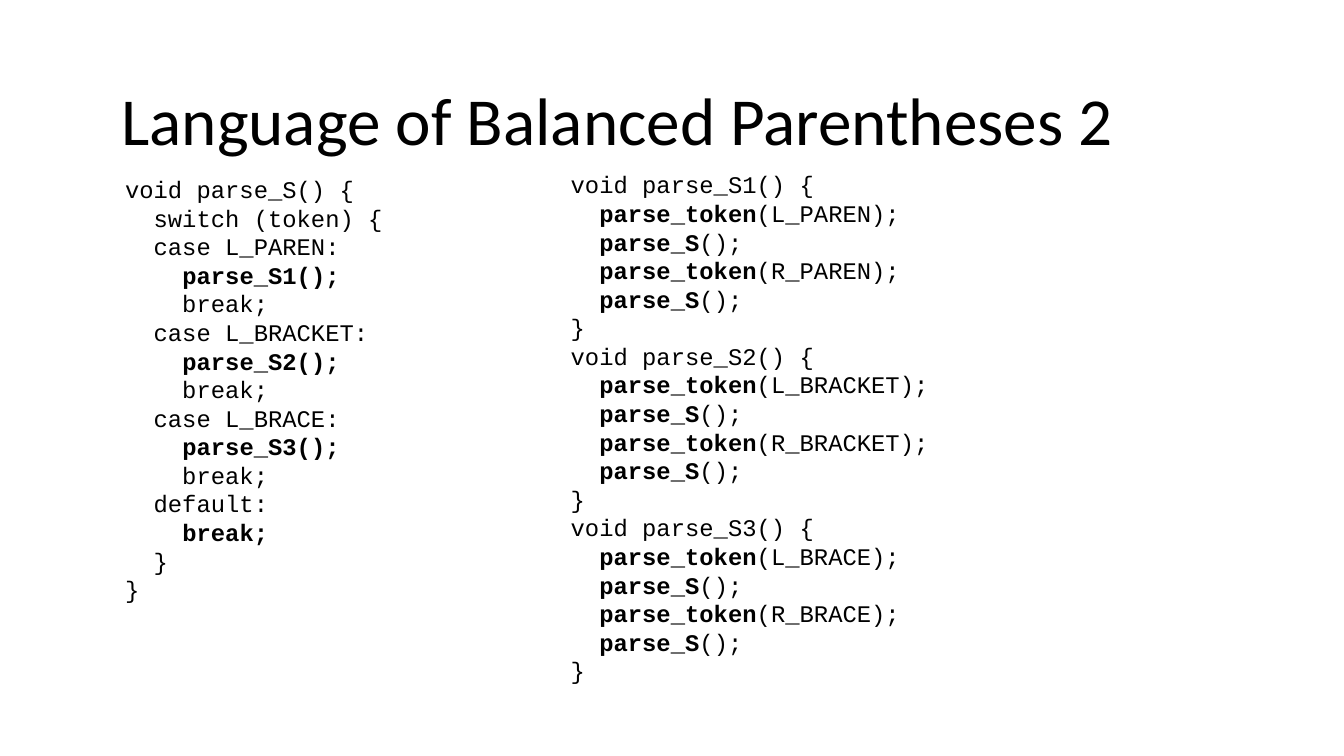
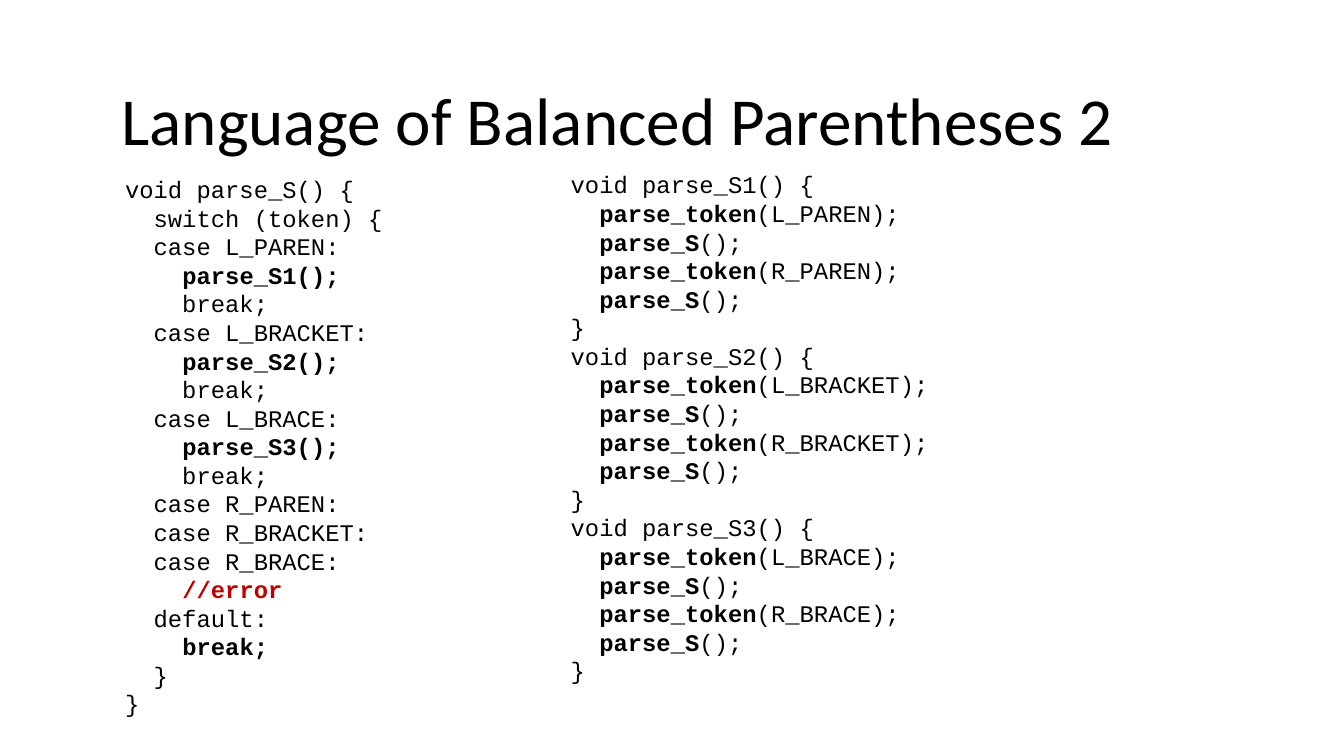
Before and after one commit to nivshani/compilation, a slide deck: slide 37 of slides/top_down_parsing.pptx. Drawn at 1344x756 pixels with LibreOffice and Linux fonts; fonts in the diff are those of the drawing. Boxes give left, top, right and bottom in pixels: in the first picture for what was removed or moved away, otherwise in the second. Text is boxed around its words. In the diff, an @@ line names an element or a change of style, - is before the commit and + after.

```diff
--- a/slides/top_down_parsing.pptx
+++ b/slides/top_down_parsing.pptx
@@ text at <box>154,496,368,599</box>: paragraphs added @@
+case R_PAREN:
+case R_BRACKET:
+case R_BRACE:
+//error
```
Also in this commit, not shown: 1 other file.
